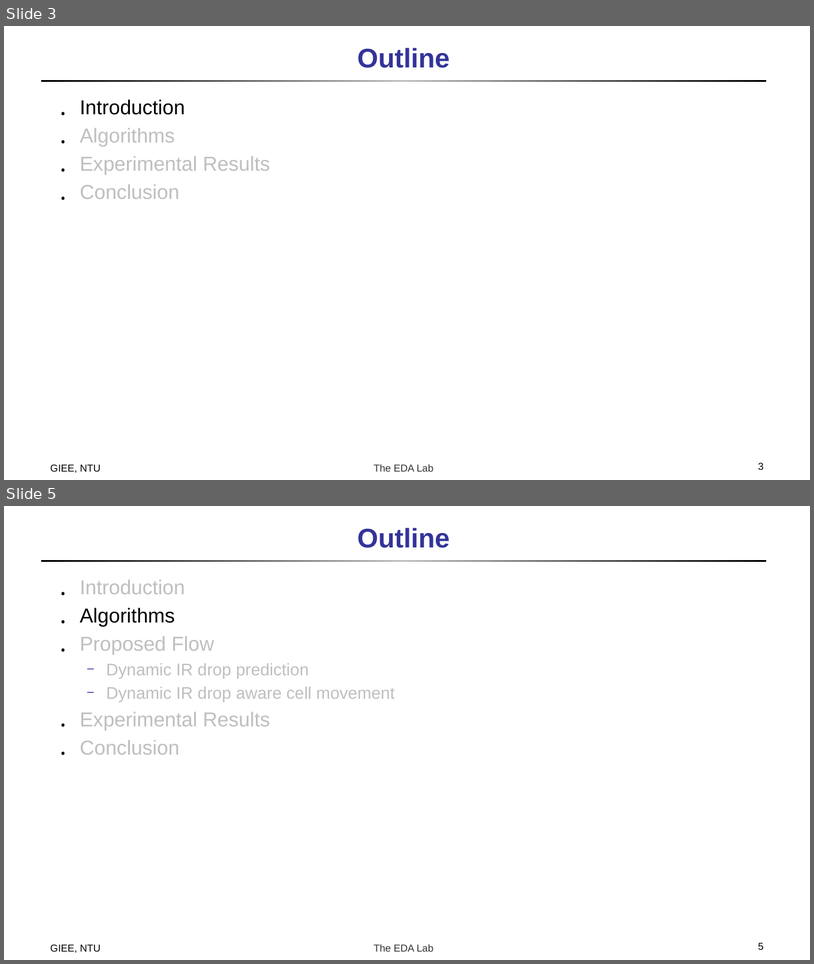
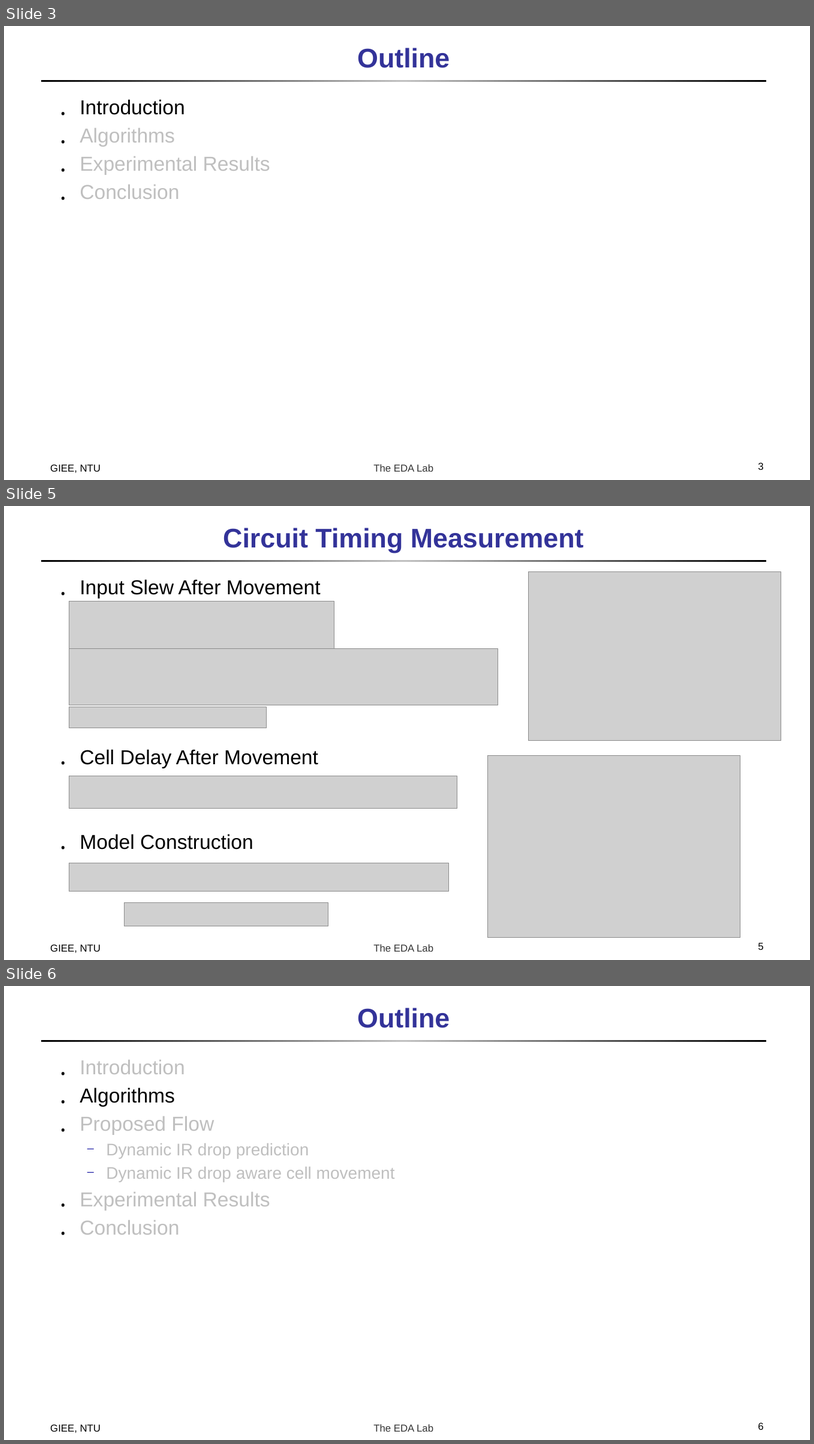
Before and after one commit to doctry/paper, a slide deck: incremental placement routing/Incremental Timing-Driven Placement With Approximated Signoff Wire Delay and Regression-Based Cell Delay.pptx. Shown one above the other, each under a label of ours: slides 3 and 5 before the commit, slides 3, 5 and 6 after it; the slides between them are not shown. The pictures are 814x964 and 814x1444 pixels, drawn with LibreOffice and Linux fonts; fonts in the diff are those of the drawing; grey boxes stand for pictures. Boxes give left, top, right and bottom in pixels: in the first picture for what was removed or moved away, otherwise in the second. Text is boxed around its words. In the diff, an @@ line names an element or a change of style, - is before the commit and + after.

```diff
--- a/incremental placement routing/Incremental Timing-Driven Placement With Approximated Signoff Wire Delay and Regression-Based Cell Delay.pptx
+++ b/incremental placement routing/Incremental Timing-Driven Placement With Approximated Signoff Wire Delay and Regression-Based Cell Delay.pptx
@@ slide 5 added at (4, 506, 810, 960), background #FFFFFF; not listed: 2 template elements that a slide beside it also shows @@
@@ title added at (223, 528, 584, 553), 32 pt, text #333399, bold @@
+Circuit Timing Measurement
@@ picture added at (528, 571, 782, 740) @@
@@ text added at (80, 579, 321, 849), 24 pt, text #000000 @@
+․ Input Slew After Movement
+․ Cell Delay After Movement
+․ Model Construction
@@ picture added at (69, 601, 335, 650) @@
@@ picture added at (69, 648, 498, 705) @@
@@ picture added at (69, 707, 267, 728) @@
@@ picture added at (488, 756, 741, 937) @@
@@ picture added at (69, 776, 457, 808) @@
@@ picture added at (69, 863, 449, 891) @@
@@ picture added at (125, 902, 329, 927) @@
@@ text added at (50, 944, 101, 952), 12 pt, text #000000 @@
+GIEE, NTU
@@ page number added at (758, 942, 764, 949), 12 pt, text #000000 @@
+5
@@ what was slide 5 is now slide 6 @@
@@ page number at (758, 1422, 764, 1429): text changed @@
-5
+6
```
Also in this commit, not shown: 1 slide changed.
